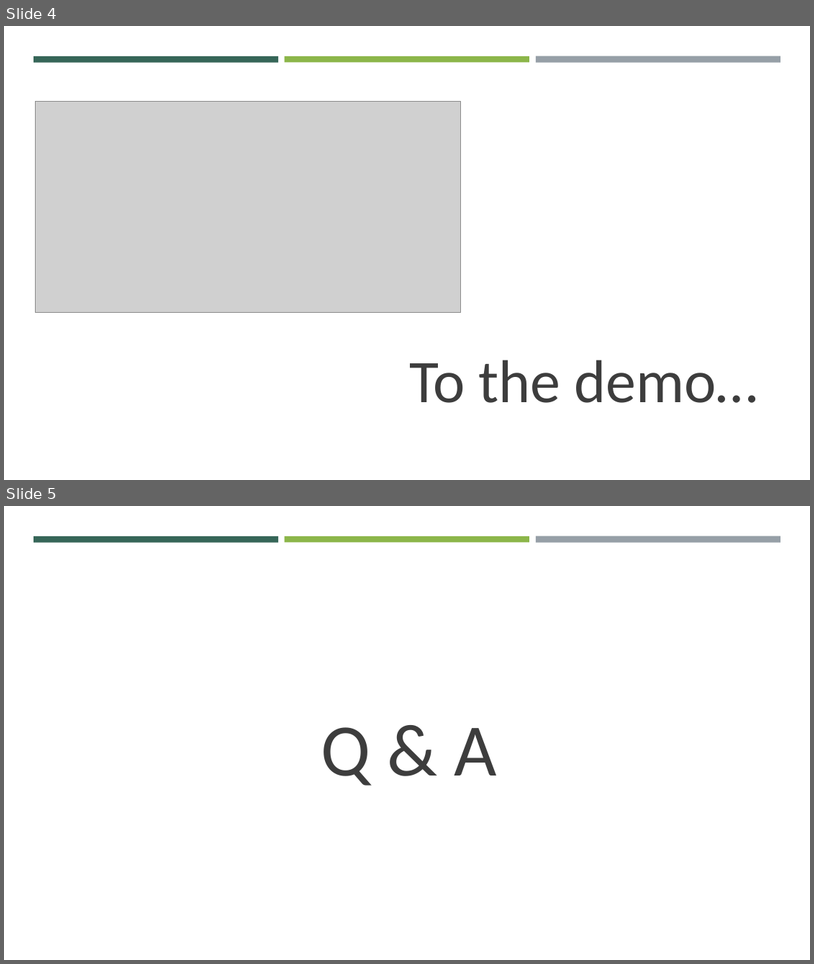
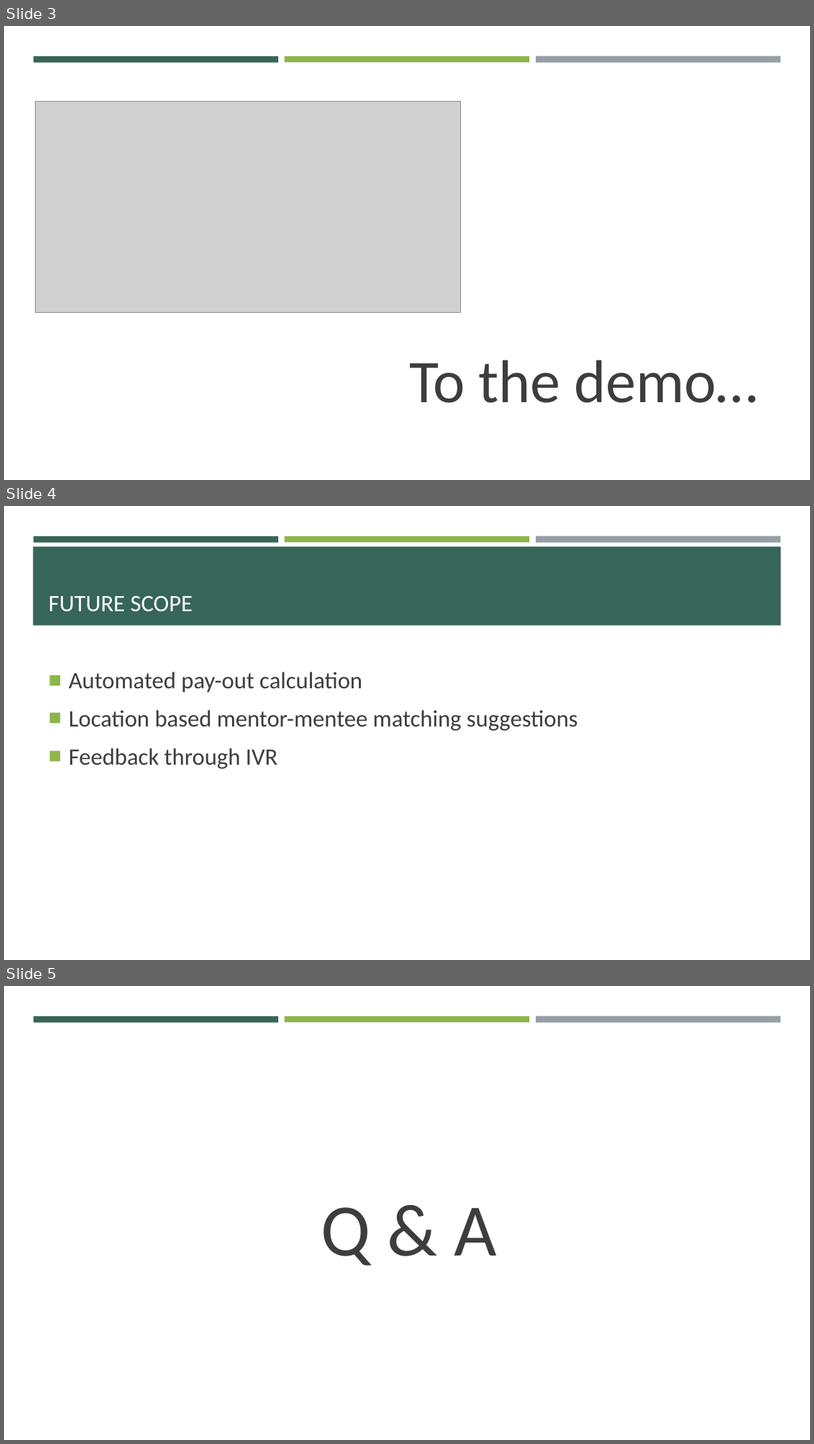
Before and after one commit to Mumbai2016/team-5, a slide deck: katalyst.pptx. Shown one above the other, each under a label of ours: slides 4 and 5 before the commit, slides 3, 4 and 5 after it. The pictures are 814x964 and 814x1444 pixels, drawn with LibreOffice and Linux fonts; fonts in the diff are those of the drawing; grey boxes stand for pictures. Boxes give left, top, right and bottom in pixels: in the first picture for what was removed or moved away, otherwise in the second. Text is boxed around its words. In the diff, an @@ line names an element or a change of style, - is before the commit and + after.

```diff
--- a/katalyst.pptx
+++ b/katalyst.pptx
@@ slide 4 added at box(4, 506, 810, 960), background #FFFFFF; not listed: 3 template elements that a slide beside it also shows @@
@@ rectangle added at box(33, 546, 782, 626), fill #366658 @@
@@ title added at box(49, 596, 193, 611), 28 pt, text #FFFFFF @@
+FUTURE SCOPE
@@ text added at box(69, 672, 579, 769), 28 pt, text #3D3D3D @@
+■ Automated pay-out calculation
+■ Location based mentor-mentee matching suggestions
+■ Feedback through IVR
@@ what was slide 4 is now slide 3 @@
```
Also in this commit, not shown: 1 slide changed, 1 slide removed.
